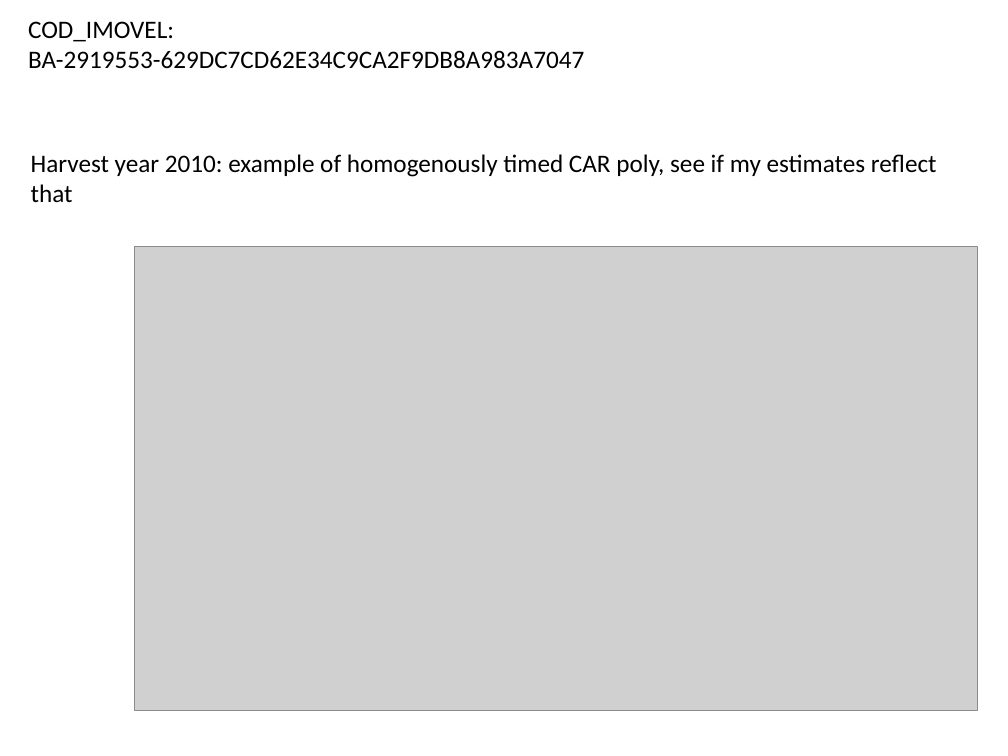
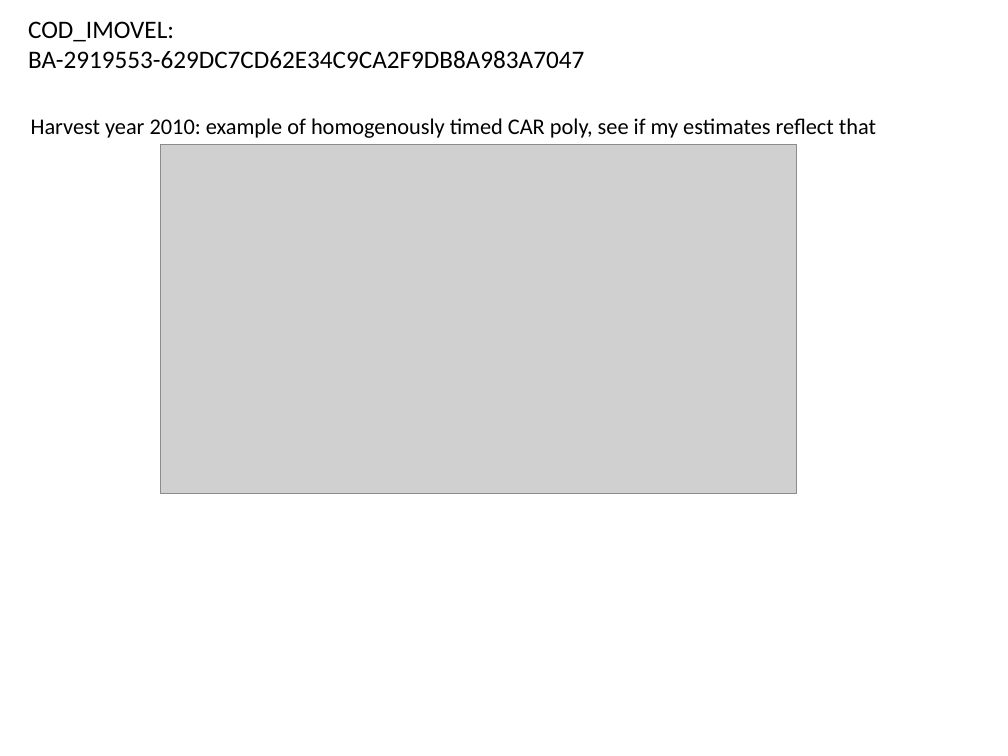
Before and after one commit to minghui-zhang/Meeting, a slide deck: slide 15 of January 4 2018.pptx (slide 17 before the commit). Drawn at 1008x756 pixels with LibreOffice and Linux fonts; fonts in the diff are those of the drawing; grey boxes stand for pictures. Boxes give left, top, right and bottom in pixels: in the first picture for what was removed or moved away, otherwise in the second. Text is boxed around its words. In the diff, an @@ line names an element or a change of style, - is before the commit and + after.

```diff
--- a/January 4 2018.pptx
+++ b/January 4 2018.pptx
@@ text "Harvest year 2010: example of ...": place and size @@
-text "Harvest year 2010: example of ..." at [31, 154, 937, 202]
+text "Harvest year 2010: example of ..." at [31, 118, 876, 138]
@@ text "Harvest year 2010: example of ..." at [31, 118, 876, 138]: size 18 to 16 pt @@
@@ picture: place and size @@
-picture at [135, 247, 978, 711]
+picture at [160, 144, 796, 494]
```
Also in this commit, not shown: 13 other slides changed, 4 slides added, 2 slides removed.
